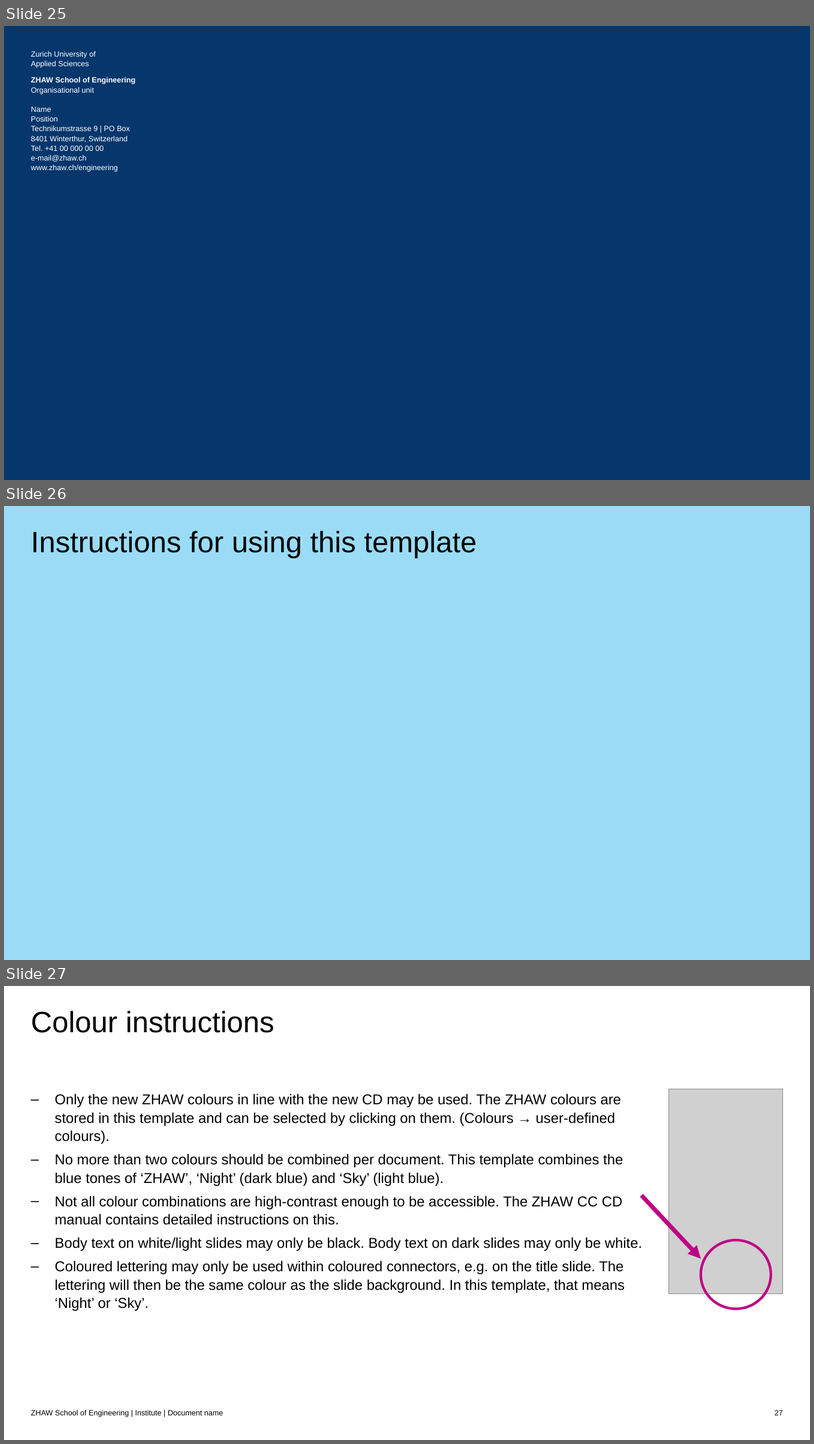
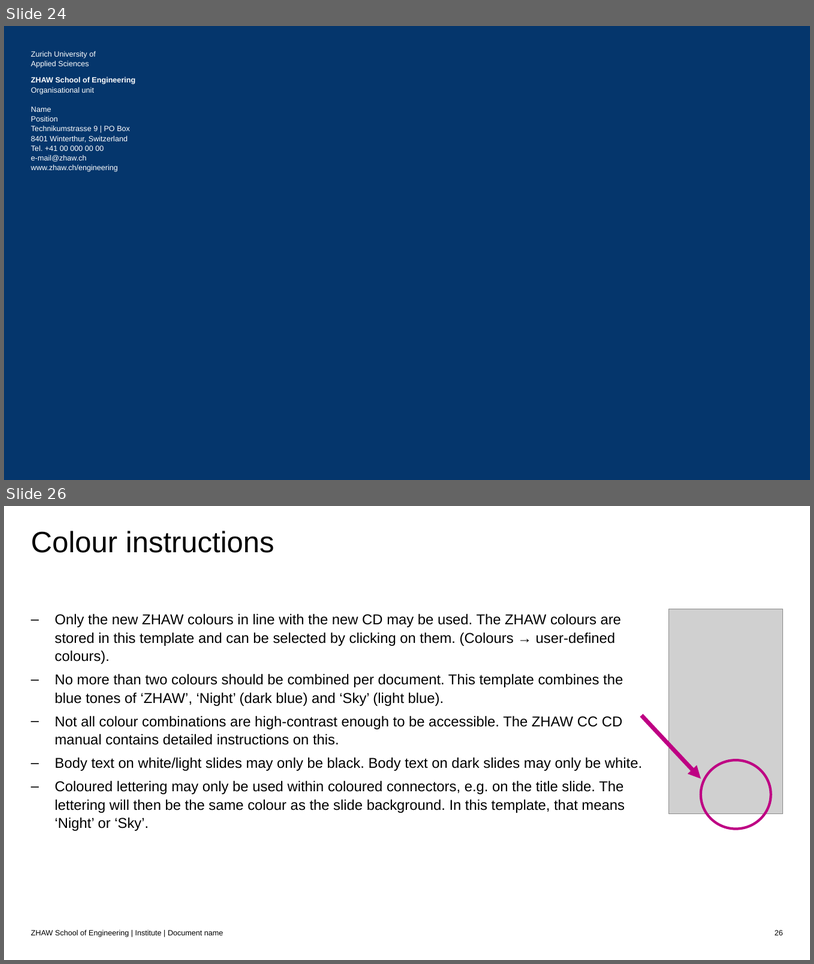
Before and after one commit to Tommy270502/PM4, a slide deck: 6_Video Presentation/PM4_VideoPresentation.pptx. Shown one above the other, each under a label of ours: slides 25, 26 and 27 before the commit, slides 24 and 26 after it; the slides between them are not shown. The pictures are 814x1444 and 814x964 pixels, drawn with LibreOffice and Linux fonts; fonts in the diff are those of the drawing; grey boxes stand for pictures. Boxes give left, top, right and bottom in pixels: in the first picture for what was removed or moved away, otherwise in the second. Text is boxed around its words. In the diff, an @@ line names an element or a change of style, - is before the commit and + after.

```diff
--- a/6_Video Presentation/PM4_VideoPresentation.pptx
+++ b/6_Video Presentation/PM4_VideoPresentation.pptx
@@ slide 26 removed at <box>4,506,810,960</box>, background #9ADCF6 @@
@@ title removed at <box>31,531,477,558</box> @@
-Instructions for using this template
@@ what was slide 25 is now slide 24 @@
@@ what was slide 27 is now slide 26 @@
@@ page number at <box>775,930,783,935</box>: text changed @@
-27
+26
```
Also in this commit, not shown: 5 slides added, 6 other slides removed, 2 other files.
